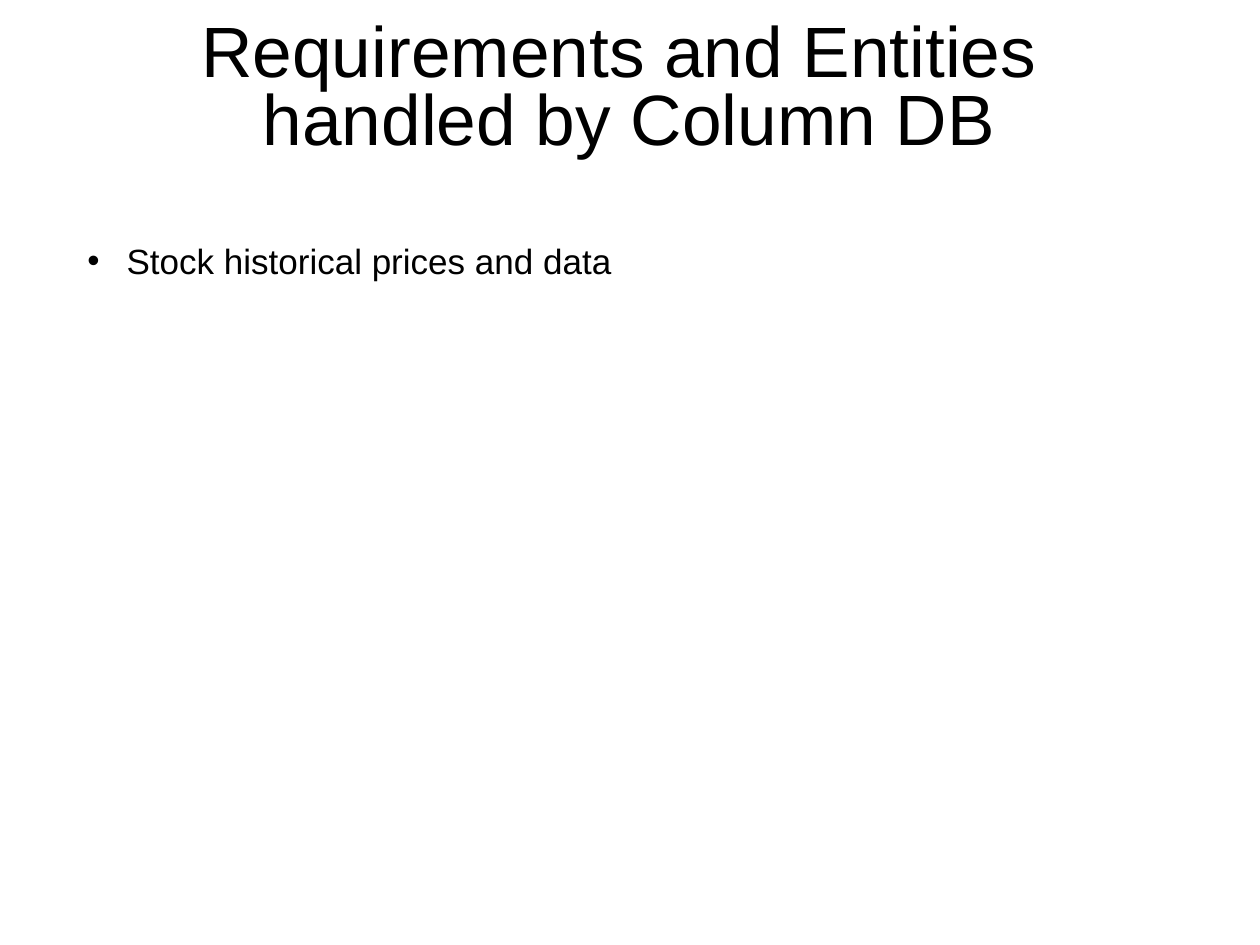
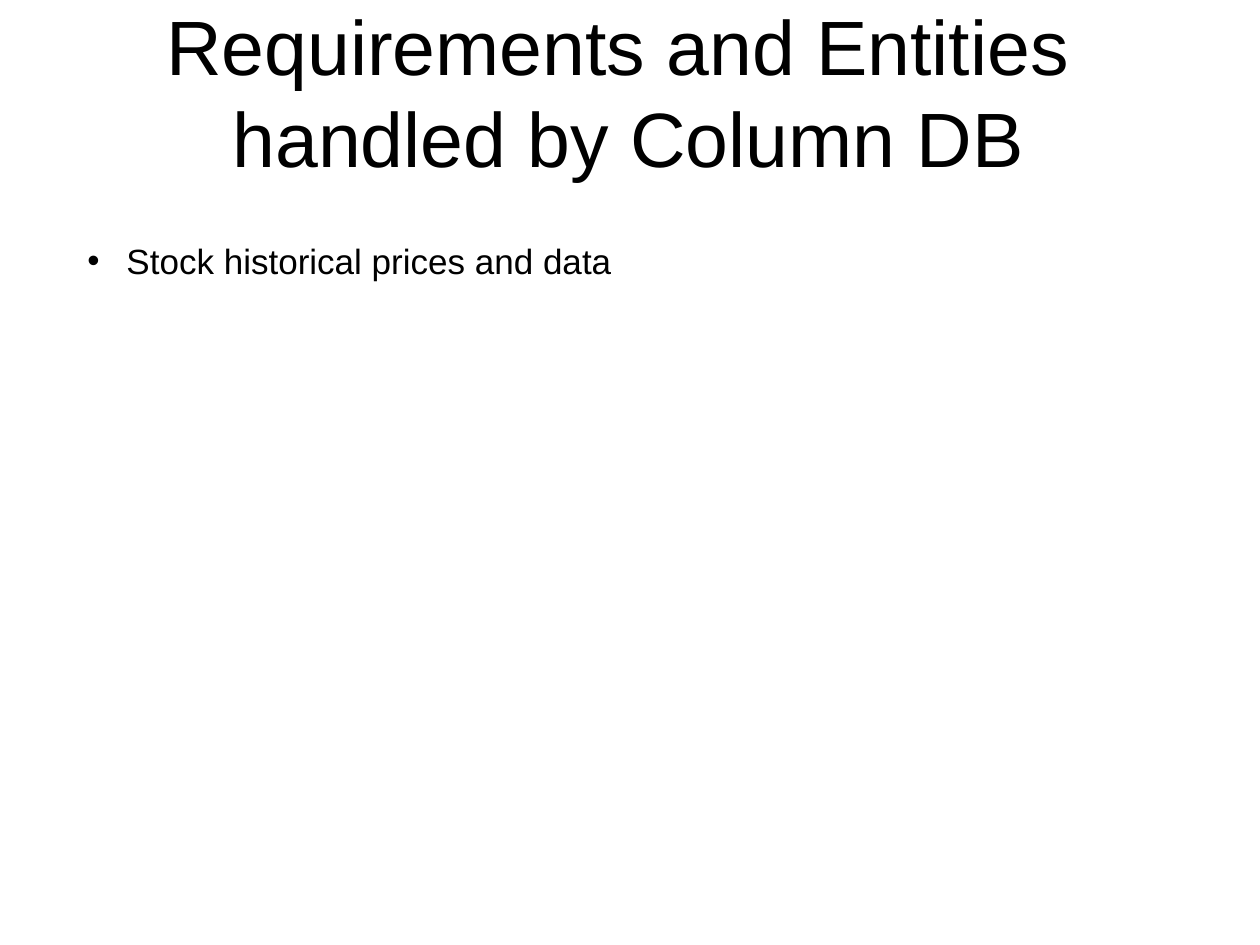
Before and after one commit to rambodrahmani/stocksim, a slide deck: slide 7 of documentation/stocksim_preliminary_presentation.pptx. Drawn at 1260x945 pixels with LibreOffice and Linux fonts; fonts in the diff are those of the drawing; background and template pictures are left out. Boxes give left, top, right and bottom in pixels: in the first picture for what was removed or moved away, otherwise in the second. Text is boxed around its words. In the diff, an @@ line names an element or a change of style, - is before the commit and + after.

```diff
--- a/documentation/stocksim_preliminary_presentation.pptx
+++ b/documentation/stocksim_preliminary_presentation.pptx
@@ text "Requirements and Entities handled by ..." at bbox=[166, 19, 1068, 182]: size 40.7 to 44 pt; line spacing 0.8 to 1 @@
```
Also in this commit, not shown: 4 other slides changed, 8 other files.
